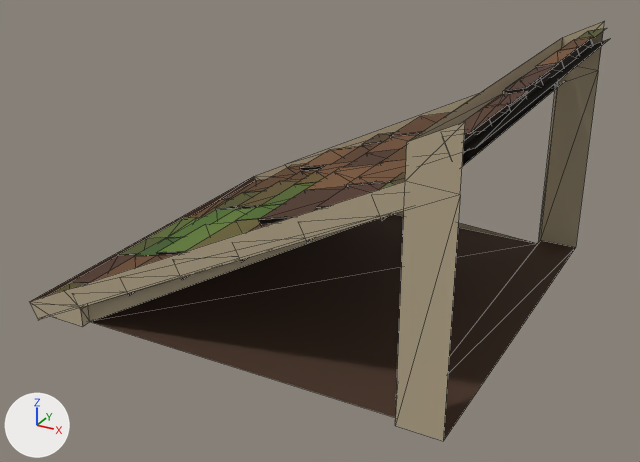
One commit to the glTF model houses/roof-mossy.glb: the scene before it, then after it.
The view is the same before and after, from a 50 mm camera at (0.961, -1.822, 1.039) aimed at (-0.007, -0.062, 0.159). Arrows for +X, +Y and +Z are at lower left; the lights stay in place. The picture after the commit comes second. Mesh edges are drawn as thin lines. Vertices at exactly the same position are counted once.

Objects in the first picture: 'roof-mossy'.
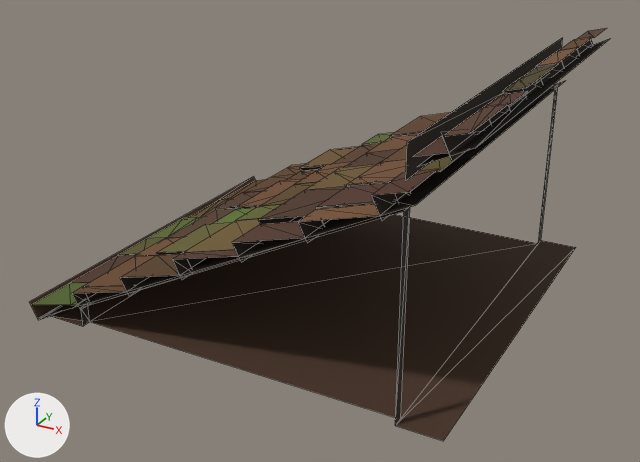
Pixel boxes [x1, y1, x2, y2] of what changed, in the pictures (640 x 462 px):
'roof-mossy', reshaped: before [29, 21, 611, 441]; after [29, 28, 611, 441]
part 1 of me_roof_mossy, deleted (brown): before [29, 122, 465, 441]
part 2 of me_roof_mossy, deleted: before [254, 21, 605, 247]
part 3 of me_roof_mossy, recoloured: before [48, 28, 606, 326]; after [32, 28, 606, 425]

Diff of the bpy script that builds the scene:
```diff
--- a/houses/roof-mossy.glb.py
+++ b/houses/roof-mossy.glb.py
@@ me_roof_mossy @@
 # used by ob_roof_mossy; location = (0.0, 0.0, 0.0)
 # verts and faces of me_roof_mossy; kept vertices keep their numbers, new ones are numbered from 426
 # before: 0 (-0.4, -0.5, 0.05) at pixel (80, 307), 1 (-0.5, -0.5, 0.0) at pixel (50, 316), 2 (-0.4, -0.5, 0.0) at pixel (82, 326), 14 (0.5, -0.5, 0.5) at pixel (460, 194), 15 (0.4, -0.5, 0.0) at pixel (395, 425)
 # before: 16 (0.5, -0.5, 0.0) at pixel (443, 441), 17 (0.4, -0.5, 0.45) at pixel (403, 211), 18 (-0.4, -0.475, 0.0) at pixel (89, 321), 19 (-0.4, -0.475, 0.05), 20 (0.4, -0.475, 0.45)
 # before: 22 (-0.567, -0.5, 0.022) at pixel (29, 301), 23 (-0.545, -0.5, -0.022) at pixel (38, 320), 24 (-0.446, -0.5, 0.083) at pixel (63, 290), 25 (0.4, -0.5, 0.506) at pixel (405, 181), 26 (0.5, -0.5, 0.626) at pixel (465, 121)
 # before: 27 (0.4, -0.5, 0.576) at pixel (406, 142)
 # before: 3 (-0.4, 0.5, 0.05), 4 (-0.4, 0.5, 0.0), 5 (-0.5, 0.5, 0.0), 6 (0.4, 0.5, 0.0) at pixel (540, 240), 7 (0.5, 0.5, 0.5) at pixel (598, 70)
 # before: 8 (0.5, 0.5, 0.0) at pixel (575, 247), 9 (0.4, 0.5, 0.45) at pixel (557, 84), 10 (-0.4, 0.475, 0.05), 11 (-0.4, 0.475, 0.0), 12 (0.4, 0.475, 0.0) at pixel (538, 243)
 # before: 28 (-0.567, 0.5, 0.022) at pixel (253, 176), 29 (-0.545, 0.5, -0.022), 302 (0.4, 0.5, 0.506), 303 (0.4, 0.5, 0.576) at pixel (562, 37), 394 (-0.446, 0.5, 0.083) at pixel (284, 164)
 # before: 395 (0.5, 0.5, 0.626) at pixel (604, 20)
-me_roof_mossy.from_pydata(...)  # 426 vertices, 356 faces; spans x -0.567..0.521, y -0.5..0.5, z -0.022..0.626
+me_roof_mossy.from_pydata(...)  # 420 vertices, 332 faces; spans x -0.567..0.521, y -0.5..0.5, z -0.022..0.614
+# me_roof_mossy part 1
+delete_vertices([14, 24, 26])  # with the faces that use them
+delete_faces([(0, 1, 2), (18, 20, 19), (1, 22, 23), (0, 22, 1)])
+# me_roof_mossy part 2
+delete_vertices([7, 394, 395])  # with the faces that use them
+delete_faces([(3, 4, 5), (10, 12, 11), (5, 29, 28), (3, 5, 28)])
+# me_roof_mossy part 3: 102 kept faces spanning x -0.564..0.508, y -0.5..0.5, z 0.0..0.614 get new vertex colours
 me_roof_mossy.materials.append(mat_roofing)
```
